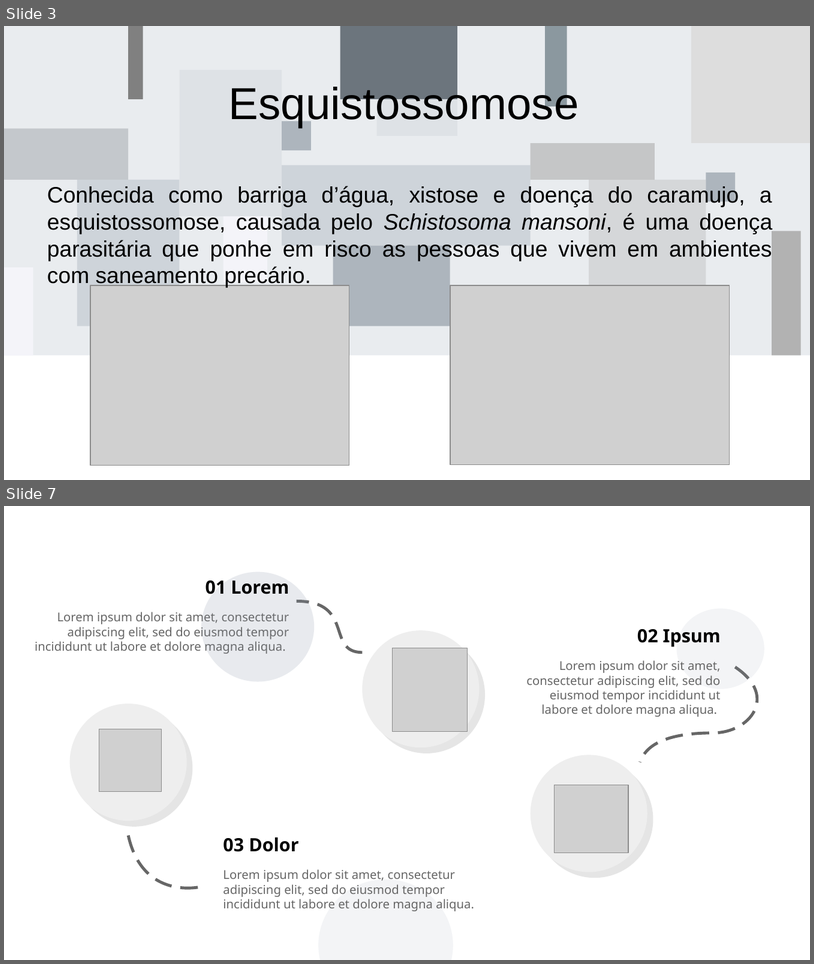
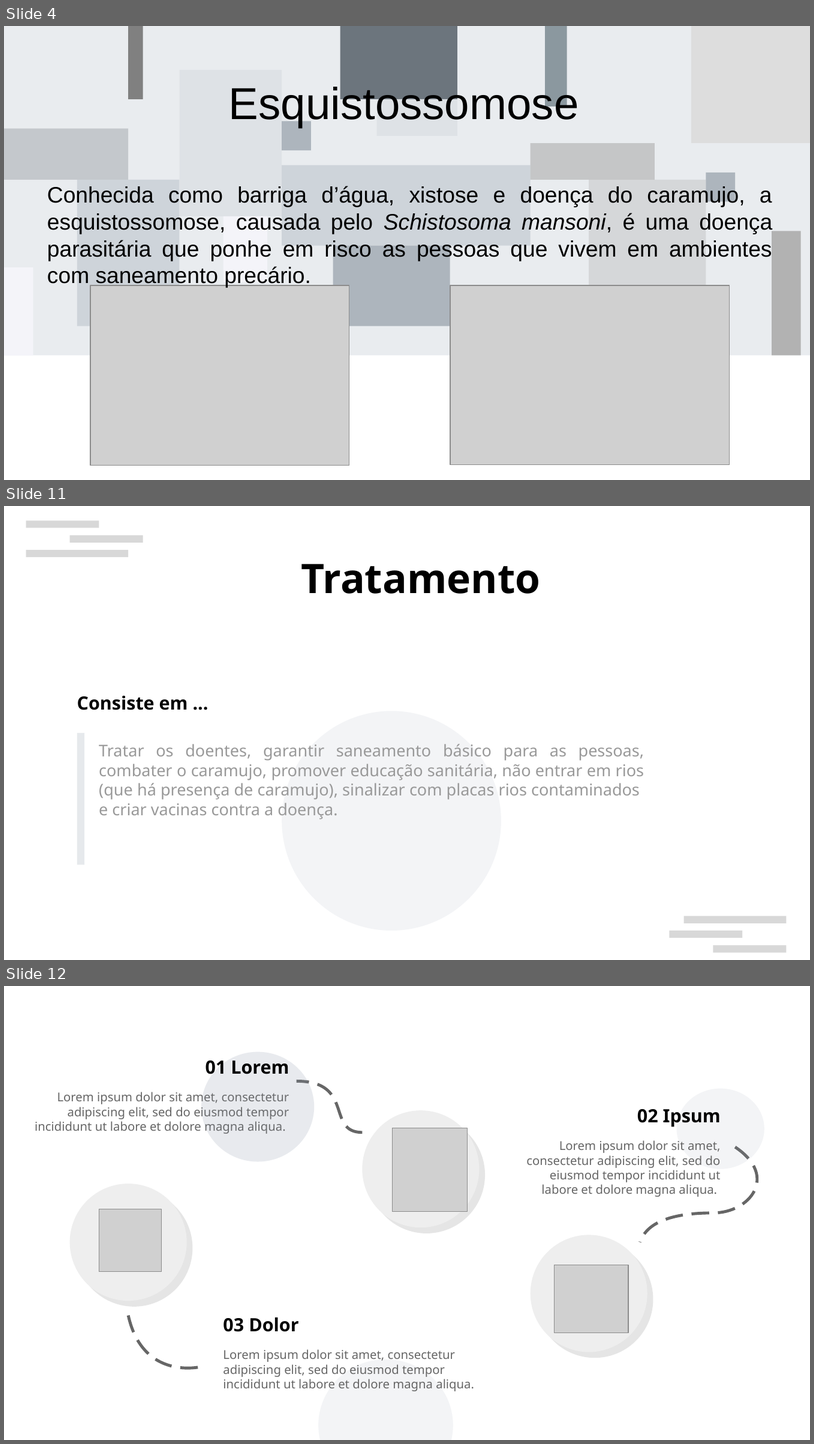
Before and after one commit to andreypereira08/teste, a slide deck: esquistossomose_atvbio.odp. Shown one above the other, each under a label of ours: slides 3 and 7 before the commit, slides 4, 11 and 12 after it; the slides between them are not shown. The pictures are 814x964 and 814x1444 pixels, drawn with LibreOffice and Linux fonts; fonts in the diff are those of the drawing; grey boxes stand for pictures; background and template pictures are left out. Boxes give left, top, right and bottom in pixels: in the first picture for what was removed or moved away, otherwise in the second. Text is boxed around its words. In the diff, an @@ line names an element or a change of style, - is before the commit and + after.

```diff
--- a/esquistossomose_atvbio.odp
+++ b/esquistossomose_atvbio.odp
@@ slide 11 added at box(4, 506, 810, 960), background #FFFFFF @@
@@ rectangle added at box(26, 520, 99, 528), fill #CCCCCC at 75% opacity @@
@@ rectangle added at box(70, 535, 143, 543), fill #CCCCCC at 75% opacity @@
@@ rectangle added at box(26, 550, 128, 557), fill #CCCCCC at 75% opacity @@
@@ text added at box(302, 564, 540, 594), 40 pt, text #000000, bold @@
+Tratamento
@@ text added at box(77, 696, 188, 710), 18 pt, text #000000, bold @@
+Consiste em ...
@@ ellipse added at box(282, 711, 501, 930), fill #8D99AE at 10% opacity @@
@@ rectangle added at box(77, 733, 84, 865), fill #CED4DA at 50% opacity @@
@@ text added at box(99, 744, 644, 819), 16 pt, text #999999 @@
+Tratar os doentes, garantir saneamento básico para as pessoas, combater o caramujo, promover educação sanitária, não entrar em rios (que há presença de caramujo), sinalizar com placas rios contaminados e criar vacinas contra a doença.
@@ rectangle added at box(684, 916, 787, 923), fill #CCCCCC at 75% opacity @@
@@ rectangle added at box(670, 930, 743, 938), fill #CCCCCC at 75% opacity @@
@@ rectangle added at box(714, 945, 787, 952), fill #CCCCCC at 75% opacity @@
@@ what was slide 3 is now slide 4 @@
@@ what was slide 7 is now slide 12 @@
```
Also in this commit, not shown: 4 slides changed, 6 other slides added, 2 slides removed, 1 other file.
